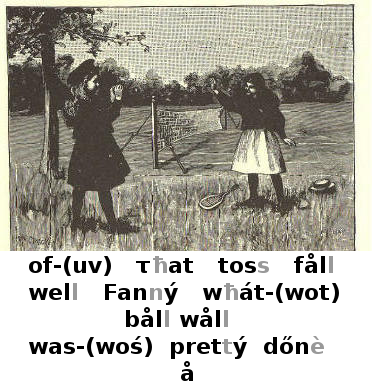
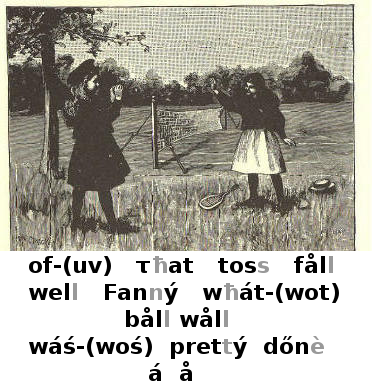
Before/after of a 372×384 layered artwork. What changed in the layer stack:
painted on "of-(uv) τħat toss fåll ..." over <box>54,336,193,381</box>
